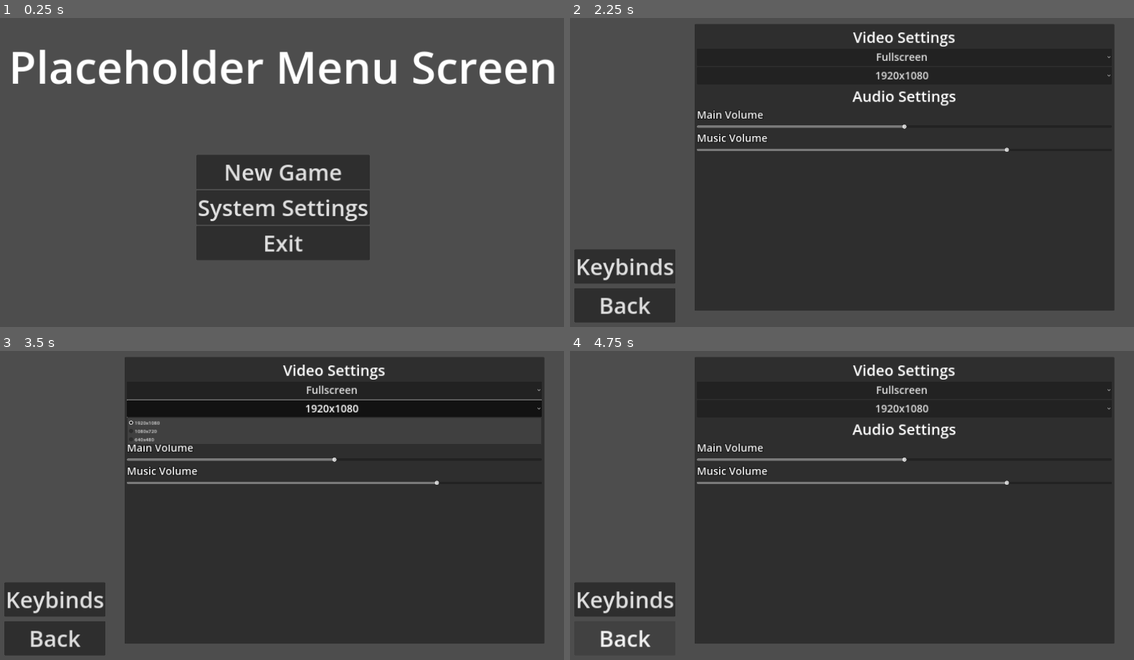
Above: before the commit, frames 1-4 (two rows, left to right).
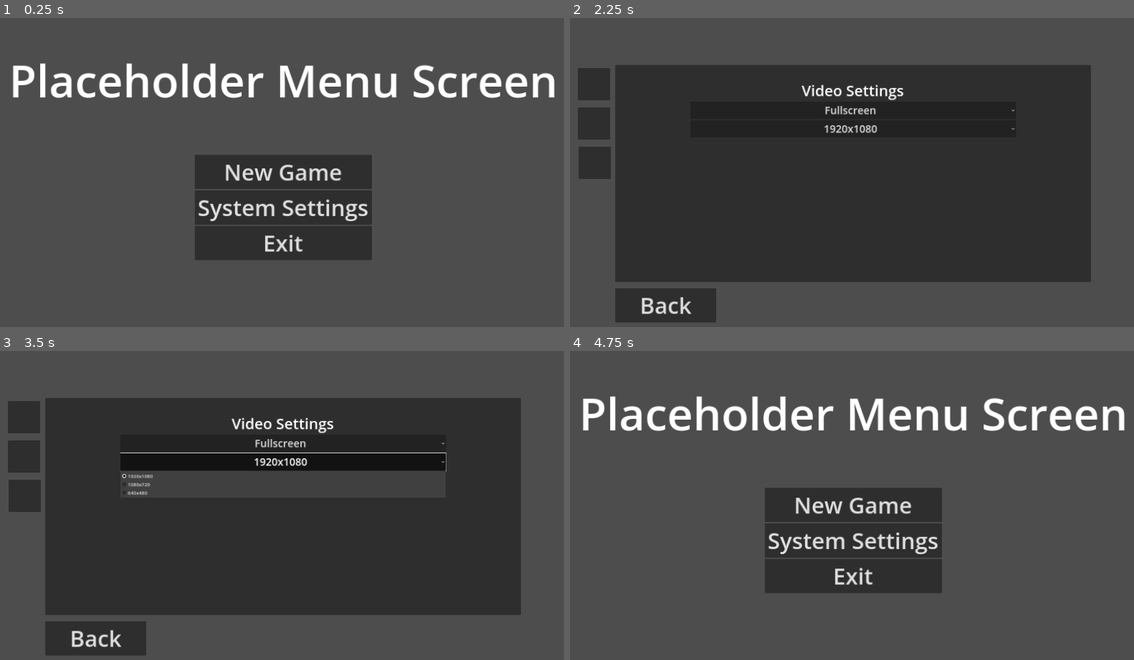
Above: after the commit, the same moments.

Repository: Zapiltar-E7/MenuConcept
Game: Godot game, scene res://Menus/main_menu_PHDR.tscn
Two runs of this game, one before a commit and one after it. Both use one fixed random seed, a clock stepped at 60 frames per second and the inputs below.
Inputs (mouse positions are in pixels of both pictures, inside the frame that each line leads up to; where the layout moved, square brackets give the same spot in the first picture):
- Up to frame 1 (0.25 s): no input
- Up to frame 2 (2.25 s): click "New Game" at 0.5 s; click "New Game" at 1.25 s; click "System Settings" at 2 s
- Up to frame 3 (3.5 s): click "1920x1080" at 2.75 s
- Up to frame 4 (4.75 s): click (592, 496) [626, 598] at 3.5 s; click "Back" at 4.25 s

The runs differ from the first frame. In frame 1, 6.1% of the frame differs, in the area x 2-99%, y 10-79%; in frame 2, 34%; in frame 3, 42%; in frame 4, 62%, in the area x 0-99%, y 2-96%.

Commit message:
AIO Menu to Main

Diff:
--- a/soul-like-shenanigans/Menus/main_menu_PHDR.tscn
+++ b/soul-like-shenanigans/Menus/main_menu_PHDR.tscn
@@ -1,17 +1,11 @@
 [gd_scene load_steps=5 format=3 uid="uid://6yocw0mwpx13"]
 
 [ext_resource type="Script" path="res://Menus/scripts/main_menu_phdr.gd" id="1_gpwtt"]
+[ext_resource type="PackedScene" uid="uid://envu7citva8h" path="res://Menus/system_settings.tscn" id="2_y70mu"]
+[ext_resource type="PackedScene" uid="uid://d3ula0ymkyvam" path="res://Menus/keybinds.tscn" id="3_kiphy"]
+[ext_resource type="AudioStream" uid="uid://drjbvjkttya7s" path="res://audio/menu music/fatalechoes.mp3" id="5_o2di7"]
 
-[sub_resource type="SystemFont" id="SystemFont_k0n8r"]
-font_names = PackedStringArray("Comic Sans MS")
-
-[sub_resource type="SystemFont" id="SystemFont_elquo"]
-font_names = PackedStringArray("Comic Sans MS")
-
-[sub_resource type="SystemFont" id="SystemFont_0ll33"]
-font_names = PackedStringArray("Comic Sans MS")
-
-[node name="Main Menu" type="Control"]
+[node name="Main Menu UI" type="Control"]
 layout_mode = 3
 anchors_preset = 15
 anchor_right = 1.0
@@ -20,49 +14,74 @@
 grow_vertical = 2
 script = ExtResource("1_gpwtt")
 
-[node name="Label" type="Label" parent="."]
+[node name="Start Screen" type="Control" parent="."]
+unique_name_in_owner = true
+layout_mode = 3
+anchors_preset = 0
+offset_right = 40.0
+offset_bottom = 40.0
+
+[node name="Game Title" type="Label" parent="Start Screen"]
 layout_mode = 1
-anchors_preset = 10
-anchor_right = 1.0
-offset_bottom = 394.0
+anchors_preset = 8
+anchor_left = 0.5
+anchor_top = 0.5
+anchor_right = 0.5
+anchor_bottom = 0.5
+offset_left = 22.0
+offset_top = 120.0
+offset_right = 1860.0
+offset_bottom = 325.0
 grow_horizontal = 2
+grow_vertical = 2
 theme_override_font_sizes/font_size = 150
 text = "Placeholder Menu Screen"
 horizontal_alignment = 1
 vertical_alignment = 1
 
-[node name="VBoxContainer" type="VBoxContainer" parent="."]
+[node name="VBoxContainer" type="VBoxContainer" parent="Start Screen"]
 layout_mode = 1
 anchors_preset = 7
 anchor_left = 0.5
 anchor_top = 1.0
 anchor_right = 0.5
 anchor_bottom = 1.0
-offset_left = -290.0
-offset_top = -587.0
-offset_right = 290.0
-offset_bottom = -131.0
+offset_left = 643.5
+offset_top = 453.0
+offset_right = 1236.5
+offset_bottom = 909.0
 grow_horizontal = 2
 grow_vertical = 0
 
-[node name="New Game" type="Button" parent="VBoxContainer"]
+[node name="New Game" type="Button" parent="Start Screen/VBoxContainer"]
 layout_mode = 2
-theme_override_fonts/font = SubResource("SystemFont_k0n8r")
 theme_override_font_sizes/font_size = 75
 text = "New Game"
 
-[node name="System Settings" type="Button" parent="VBoxContainer"]
+[node name="Settings Button" type="Button" parent="Start Screen/VBoxContainer"]
 layout_mode = 2
-theme_override_fonts/font = SubResource("SystemFont_elquo")
 theme_override_font_sizes/font_size = 75
 text = "System Settings"
 
-[node name="Exit" type="Button" parent="VBoxContainer"]
+[node name="Exit" type="Button" parent="Start Screen/VBoxContainer"]
 layout_mode = 2
-theme_override_fonts/font = SubResource("SystemFont_0ll33")
 theme_override_font_sizes/font_size = 75
 text = "Exit"
 
-[connection signal="pressed" from="VBoxContainer/New Game" to="." method="_on_new_game_pressed"]
-[connection signal="pressed" from="VBoxContainer/System Settings" to="." method="_on_system_settings_pressed"]
-[connection signal="pressed" from="VBoxContainer/Exit" to="." method="_on_exit_pressed"]
+[node name="System Settings" parent="." instance=ExtResource("2_y70mu")]
+unique_name_in_owner = true
+visible = false
+layout_mode = 1
+
+[node name="Keybinds" parent="." instance=ExtResource("3_kiphy")]
+visible = false
+layout_mode = 1
+
+[node name="AudioStreamPlayer" type="AudioStreamPlayer" parent="."]
+stream = ExtResource("5_o2di7")
+autoplay = true
+bus = &"Music"
+parameters/looping = true
+
+[connection signal="pressed" from="Start Screen/VBoxContainer/Settings Button" to="." method="_on_settings_button_pressed"]
+[connection signal="pressed" from="Start Screen/VBoxContainer/Exit" to="." method="_on_exit_pressed"]
--- a/soul-like-shenanigans/Menus/scripts/keybinds_phdr.gd
+++ b/soul-like-shenanigans/Menus/scripts/keybinds_phdr.gd
@@ -87,8 +87,7 @@
 			remapping_button = null
 
 			accept_event()
-	elif event.is_action_pressed("ui_cancel"):
-		get_tree().change_scene_to_file("res://Menus/system_settings.tscn")
+
 
 
 func _update_action_list(button, event):
@@ -96,8 +95,8 @@
 
 
 func _on_back_pressed():
-	get_tree().change_scene_to_file("res://Menus/system_settings.tscn")
-
+	%Keybinds.visible = false
+	%"System Settings".visible = true
 
 
 func _on_reset_button_pressed():
--- a/soul-like-shenanigans/Menus/scripts/main_menu_phdr.gd
+++ b/soul-like-shenanigans/Menus/scripts/main_menu_phdr.gd
@@ -3,22 +3,22 @@
 
 # Called when the node enters the scene tree for the first time.
 func _ready():
-	MenuMusic.play_music_menu()
-
+	#MenuMusic.play_music_menu()
+	pass
 # Called every frame. 'delta' is the elapsed time since the previous frame.
 func _process(delta):
 	pass
 
 func _input(event):
-	if event.is_action_pressed("ui_cancel"):
-		get_tree().quit()
+	pass
 
 func _on_new_game_pressed():
 	pass
 
 
-func _on_system_settings_pressed():
-	get_tree().change_scene_to_file("res://Menus/system_settings.tscn")
+func _on_settings_button_pressed():
+	%"Start Screen".visible = false
+	%"System Settings".visible = true
 
 func _on_exit_pressed():
 	get_tree().quit()
--- /dev/null
+++ b/soul-like-shenanigans/Menus/scripts/menu_music defunct.gd
@@ -0,0 +1,13 @@
+extends AudioStreamPlayer
+
+
+const menu_music = preload("res://audio/menu music/fatalechoes.mp3")
+
+func _play_music(music: AudioStream, volume = 0.0):
+	if stream == music:
+		return
+	stream = music
+	volume_db = volume
+	play()
+func play_music_menu():
+	_play_music(menu_music)
--- a/soul-like-shenanigans/Menus/scripts/system_settings.gd
+++ b/soul-like-shenanigans/Menus/scripts/system_settings.gd
@@ -1,10 +1,10 @@
 extends Control
 
 
-@onready var fullscreen_mode = $"PanelContainer/MarginContainer/VBoxContainer/ScrollContainer/VBoxContainer/Screen Mode"
-@onready var window_resolution = $"PanelContainer/MarginContainer/VBoxContainer/ScrollContainer/VBoxContainer/Window Resolution"
-@onready var main_volume_slider = $PanelContainer/MarginContainer/VBoxContainer/ScrollContainer/VBoxContainer/MainVolume
-@onready var music_volume_slider = $PanelContainer/MarginContainer/VBoxContainer/ScrollContainer/VBoxContainer/MusicVolume
+@onready var fullscreen_mode = $"Video Settings Container/MarginContainer/VBoxContainer/ScrollContainer/VBoxContainer/Screen Mode"
+@onready var window_resolution = $"Video Settings Container/MarginContainer/VBoxContainer/ScrollContainer/VBoxContainer/Window Resolution"
+@onready var main_volume_slider = $"Audio Settings Container/MarginContainer/VBoxContainer/ScrollContainer/VBoxContainer/MainVolume"
+@onready var music_volume_slider = $"Audio Settings Container/MarginContainer/VBoxContainer/ScrollContainer/VBoxContainer/MusicVolume"
 var master = AudioServer.get_bus_index("Master")
 var music = AudioServer.get_bus_index("Music")
 
@@ -19,13 +19,27 @@
 
 func _input(event):
 	if event.is_action_pressed("ui_cancel"):
-		get_tree().change_scene_to_file("res://Menus/main_menu_PHDR.tscn")
+		%"System Settings".visible = false
+		%"Start Screen".visible = true
+
 func _on_back_pressed():
-	get_tree().change_scene_to_file("res://Menus/main_menu_PHDR.tscn")
+	%"Start Screen".visible = true
+	%"System Settings".visible = false
 
+func _on_video_settings_button_pressed():
+	%"Video Settings Container".visible = true
+	%"Audio Settings Container".visible = false
+	%Keybinds.visible = false
+
+func _on_audio_settings_button_pressed():
+	%"Video Settings Container".visible = false
+	%"Audio Settings Container".visible = true
+	%Keybinds.visible = false
 
 func _on_keybinds_pressed():
-	get_tree().change_scene_to_file("res://Menus/keybinds.tscn")
+	%Keybinds.visible = true
+	%"Video Settings Container".visible = false
+	%"Audio Settings Container".visible = false
 
 
 func _on_screen_mode_item_selected(index):
@@ -69,6 +83,8 @@
 
 func _on_main_volume_value_changed(value):
 	AudioServer.set_bus_volume_db(master, linear_to_db(value))
+	print("Master", AudioServer.get_bus_volume_db(master))
 
 func _on_music_volume_value_changed(value):
 	AudioServer.set_bus_volume_db(music, linear_to_db(value))
+	print("Music:", AudioServer.get_bus_volume_db(music))
--- a/soul-like-shenanigans/Menus/system_settings.tscn
+++ b/soul-like-shenanigans/Menus/system_settings.tscn
@@ -1,6 +1,11 @@
-[gd_scene load_steps=2 format=3 uid="uid://envu7citva8h"]
+[gd_scene load_steps=7 format=3 uid="uid://envu7citva8h"]
 
 [ext_resource type="Script" path="res://Menus/scripts/system_settings.gd" id="1_toewp"]
+[ext_resource type="Script" path="res://Menus/scripts/keybinds_phdr.gd" id="2_ts6p5"]
+[ext_resource type="PackedScene" uid="uid://dqpd0kro067ie" path="res://Menus/keybind menu/input_button.tscn" id="3_bwuc3"]
+[ext_resource type="Texture2D" path="res://UI Icons/2x/video.png" id="4_sugv8"]
+[ext_resource type="Texture2D" path="res://UI Icons/2x/star.png" id="4_t50b6"]
+[ext_resource type="Texture2D" path="res://UI Icons/2x/audioOn.png" id="5_ufdlk"]
 
 [node name="System Settings" type="Control"]
 layout_mode = 3
@@ -11,46 +16,189 @@
 grow_vertical = 2
 script = ExtResource("1_toewp")
 
-[node name="PanelContainer" type="PanelContainer" parent="."]
+[node name="Keybinds" type="Control" parent="."]
+unique_name_in_owner = true
+visible = false
+layout_mode = 1
+anchors_preset = 15
+anchor_right = 1.0
+anchor_bottom = 1.0
+grow_horizontal = 2
+grow_vertical = 2
+script = ExtResource("2_ts6p5")
+
+[node name="Label" type="Label" parent="Keybinds"]
+visible = false
+layout_mode = 1
+anchors_preset = 5
+anchor_left = 0.5
+anchor_right = 0.5
+offset_left = -330.0
+offset_right = 330.0
+offset_bottom = 205.0
+grow_horizontal = 2
+theme_override_font_sizes/font_size = 150
+text = "Keybinds"
+horizontal_alignment = 1
+vertical_alignment = 1
+
+[node name="Reset Button" type="Button" parent="Keybinds"]
+layout_mode = 2
+offset_left = 1415.0
+offset_top = 940.0
+offset_right = 1753.0
+offset_bottom = 1051.0
+focus_mode = 0
+theme_override_font_sizes/font_size = 75
+text = "Reset"
+
+[node name="PanelContainer" type="PanelContainer" parent="Keybinds"]
 layout_mode = 1
 anchors_preset = 8
 anchor_left = 0.5
 anchor_top = 0.5
 anchor_right = 0.5
 anchor_bottom = 0.5
-offset_left = -531.0
-offset_top = -486.0
-offset_right = 875.0
-offset_bottom = 476.0
-grow_horizontal = 2
-grow_vertical = 2
-
-[node name="MarginContainer" type="MarginContainer" parent="PanelContainer"]
-layout_mode = 2
-theme_override_constants/margin_left = 8
-theme_override_constants/margin_top = 8
-theme_override_constants/margin_right = 8
-theme_override_constants/margin_bottom = 8
-
-[node name="VBoxContainer" type="VBoxContainer" parent="PanelContainer/MarginContainer"]
-layout_mode = 2
-
-[node name="ScrollContainer" type="ScrollContainer" parent="PanelContainer/MarginContainer/VBoxContainer"]
+offset_left = -796.0
+offset_top = -346.0
+offset_right = 796.0
+offset_bottom = 380.0
+grow_horizontal = 2
+grow_vertical = 2
+
+[node name="MarginContainer" type="MarginContainer" parent="Keybinds/PanelContainer"]
+layout_mode = 2
+theme_override_constants/margin_left = 50
+theme_override_constants/margin_top = 50
+theme_override_constants/margin_right = 50
+theme_override_constants/margin_bottom = 50
+
+[node name="VBoxContainer" type="VBoxContainer" parent="Keybinds/PanelContainer/MarginContainer"]
+layout_mode = 2
+
+[node name="ScrollContainer" type="ScrollContainer" parent="Keybinds/PanelContainer/MarginContainer/VBoxContainer"]
 layout_mode = 2
 size_flags_vertical = 3
 
-[node name="VBoxContainer" type="VBoxContainer" parent="PanelContainer/MarginContainer/VBoxContainer/ScrollContainer"]
+[node name="ActionList" type="VBoxContainer" parent="Keybinds/PanelContainer/MarginContainer/VBoxContainer/ScrollContainer"]
 layout_mode = 2
 size_flags_horizontal = 3
 
-[node name="Video Settings" type="Label" parent="PanelContainer/MarginContainer/VBoxContainer/ScrollContainer/VBoxContainer"]
+[node name="InputButton" parent="Keybinds/PanelContainer/MarginContainer/VBoxContainer/ScrollContainer/ActionList" instance=ExtResource("3_bwuc3")]
+layout_mode = 2
+
+[node name="Audio Settings Container" type="PanelContainer" parent="."]
+unique_name_in_owner = true
+visible = false
+layout_mode = 1
+anchors_preset = 8
+anchor_left = 0.5
+anchor_top = 0.5
+anchor_right = 0.5
+anchor_bottom = 0.5
+offset_left = -796.0
+offset_top = -349.0
+offset_right = 796.0
+offset_bottom = 380.0
+grow_horizontal = 2
+grow_vertical = 2
+
+[node name="MarginContainer" type="MarginContainer" parent="Audio Settings Container"]
+layout_mode = 2
+theme_override_constants/margin_left = 250
+theme_override_constants/margin_top = 50
+theme_override_constants/margin_right = 250
+theme_override_constants/margin_bottom = 0
+
+[node name="VBoxContainer" type="VBoxContainer" parent="Audio Settings Container/MarginContainer"]
+layout_mode = 2
+
+[node name="ScrollContainer" type="ScrollContainer" parent="Audio Settings Container/MarginContainer/VBoxContainer"]
+layout_mode = 2
+size_flags_vertical = 3
+
+[node name="VBoxContainer" type="VBoxContainer" parent="Audio Settings Container/MarginContainer/VBoxContainer/ScrollContainer"]
+layout_mode = 2
+size_flags_horizontal = 3
+
+[node name="Audio Settings" type="Label" parent="Audio Settings Container/MarginContainer/VBoxContainer/ScrollContainer/VBoxContainer"]
+layout_mode = 2
+theme_override_font_sizes/font_size = 50
+text = "Audio Settings"
+horizontal_alignment = 1
+vertical_alignment = 1
+
+[node name="Main Volume" type="Label" parent="Audio Settings Container/MarginContainer/VBoxContainer/ScrollContainer/VBoxContainer"]
+layout_mode = 2
+theme_override_colors/font_color = Color(1, 1, 1, 1)
+theme_override_colors/font_shadow_color = Color(0, 0, 0, 1)
+theme_override_constants/outline_size = 7
+theme_override_font_sizes/font_size = 35
+text = "Main Volume"
+
+[node name="MainVolume" type="HSlider" parent="Audio Settings Container/MarginContainer/VBoxContainer/ScrollContainer/VBoxContainer"]
+custom_minimum_size = Vector2(0, 20)
+layout_mode = 2
+max_value = 1.0
+step = 0.001
+value = 0.5
+
+[node name="Music Volume" type="Label" parent="Audio Settings Container/MarginContainer/VBoxContainer/ScrollContainer/VBoxContainer"]
+layout_mode = 2
+theme_override_colors/font_color = Color(1, 1, 1, 1)
+theme_override_colors/font_shadow_color = Color(0, 0, 0, 1)
+theme_override_constants/outline_size = 7
+theme_override_font_sizes/font_size = 35
+text = "Music Volume"
+
+[node name="MusicVolume" type="HSlider" parent="Audio Settings Container/MarginContainer/VBoxContainer/ScrollContainer/VBoxContainer"]
+custom_minimum_size = Vector2(0, 20)
+layout_mode = 2
+max_value = 1.0
+step = 0.001
+value = 0.75
+
+[node name="Video Settings Container" type="PanelContainer" parent="."]
+unique_name_in_owner = true
+layout_mode = 1
+anchors_preset = 8
+anchor_left = 0.5
+anchor_top = 0.5
+anchor_right = 0.5
+anchor_bottom = 0.5
+offset_left = -796.0
+offset_top = -349.0
+offset_right = 796.0
+offset_bottom = 380.0
+grow_horizontal = 2
+grow_vertical = 2
+
+[node name="MarginContainer" type="MarginContainer" parent="Video Settings Container"]
+layout_mode = 2
+theme_override_constants/margin_left = 250
+theme_override_constants/margin_top = 50
+theme_override_constants/margin_right = 250
+theme_override_constants/margin_bottom = 0
+
+[node name="VBoxContainer" type="VBoxContainer" parent="Video Settings Container/MarginContainer"]
+layout_mode = 2
+
+[node name="ScrollContainer" type="ScrollContainer" parent="Video Settings Container/MarginContainer/VBoxContainer"]
+layout_mode = 2
+size_flags_vertical = 3
+
+[node name="VBoxContainer" type="VBoxContainer" parent="Video Settings Container/MarginContainer/VBoxContainer/ScrollContainer"]
+layout_mode = 2
+size_flags_horizontal = 3
+
+[node name="Video Settings" type="Label" parent="Video Settings Container/MarginContainer/VBoxContainer/ScrollContainer/VBoxContainer"]
 layout_mode = 2
 theme_override_font_sizes/font_size = 50
 text = "Video Settings"
 horizontal_alignment = 1
 vertical_alignment = 1
 
-[node name="Screen Mode" type="OptionButton" parent="PanelContainer/MarginContainer/VBoxContainer/ScrollContainer/VBoxContainer"]
+[node name="Screen Mode" type="OptionButton" parent="Video Settings Container/MarginContainer/VBoxContainer/ScrollContainer/VBoxContainer"]
 layout_mode = 2
 theme_override_font_sizes/font_size = 35
 alignment = 1
@@ -62,7 +210,7 @@
 popup/item_2/text = "Borderless Fullscreen"
 popup/item_2/id = 2
 
-[node name="Window Resolution" type="OptionButton" parent="PanelContainer/MarginContainer/VBoxContainer/ScrollContainer/VBoxContainer"]
+[node name="Window Resolution" type="OptionButton" parent="Video Settings Container/MarginContainer/VBoxContainer/ScrollContainer/VBoxContainer"]
 layout_mode = 2
 theme_override_font_sizes/font_size = 35
 alignment = 1
@@ -74,73 +222,119 @@
 popup/item_2/text = "640x480"
 popup/item_2/id = 2
 
-[node name="Audio Settings" type="Label" parent="PanelContainer/MarginContainer/VBoxContainer/ScrollContainer/VBoxContainer"]
-layout_mode = 2
-theme_override_font_sizes/font_size = 50
-text = "Audio Settings"
-horizontal_alignment = 1
-vertical_alignment = 1
-
-[node name="Main Volume" type="Label" parent="PanelContainer/MarginContainer/VBoxContainer/ScrollContainer/VBoxContainer"]
-layout_mode = 2
-theme_override_colors/font_color = Color(1, 1, 1, 1)
-theme_override_colors/font_shadow_color = Color(0, 0, 0, 1)
-theme_override_constants/outline_size = 7
-theme_override_font_sizes/font_size = 35
-text = "Main Volume"
-
-[node name="MainVolume" type="HSlider" parent="PanelContainer/MarginContainer/VBoxContainer/ScrollContainer/VBoxContainer"]
-custom_minimum_size = Vector2(0, 20)
-layout_mode = 2
-max_value = 1.0
-step = 0.001
-value = 0.5
-
-[node name="Music Volume" type="Label" parent="PanelContainer/MarginContainer/VBoxContainer/ScrollContainer/VBoxContainer"]
-layout_mode = 2
-theme_override_colors/font_color = Color(1, 1, 1, 1)
-theme_override_colors/font_shadow_color = Color(0, 0, 0, 1)
-theme_override_constants/outline_size = 7
-theme_override_font_sizes/font_size = 35
-text = "Music Volume"
-
-[node name="MusicVolume" type="HSlider" parent="PanelContainer/MarginContainer/VBoxContainer/ScrollContainer/VBoxContainer"]
-custom_minimum_size = Vector2(0, 20)
-layout_mode = 2
-max_value = 1.0
-step = 0.001
-value = 0.75
-
 [node name="Back" type="Button" parent="."]
 layout_mode = 0
-offset_left = 27.0
+offset_left = 164.0
 offset_top = 940.0
-offset_right = 365.0
+offset_right = 502.0
 offset_bottom = 1051.0
 theme_override_font_sizes/font_size = 75
 text = "Back"
 
-[node name="Keybinds" type="Button" parent="."]
+[node name="Keybind Button Text" type="Button" parent="."]
+visible = false
 layout_mode = 1
 anchors_preset = 7
 anchor_left = 0.5
 anchor_top = 1.0
 anchor_right = 0.5
 anchor_bottom = 1.0
-offset_left = -933.0
-offset_top = -266.0
-offset_right = -595.0
-offset_bottom = -155.0
+offset_left = 457.0
+offset_top = -1013.0
+offset_right = 795.0
+offset_bottom = -902.0
 grow_horizontal = 2
 grow_vertical = 0
 theme_override_font_sizes/font_size = 75
 text = "Keybinds"
 
-[connection signal="item_selected" from="PanelContainer/MarginContainer/VBoxContainer/ScrollContainer/VBoxContainer/Screen Mode" to="." method="_on_screen_mode_item_selected"]
-[connection signal="item_selected" from="PanelContainer/MarginContainer/VBoxContainer/ScrollContainer/VBoxContainer/Window Resolution" to="." method="_on_window_resolution_item_selected"]
-[connection signal="drag_ended" from="PanelContainer/MarginContainer/VBoxContainer/ScrollContainer/VBoxContainer/MainVolume" to="." method="_on_main_volume_drag_ended"]
-[connection signal="value_changed" from="PanelContainer/MarginContainer/VBoxContainer/ScrollContainer/VBoxContainer/MainVolume" to="." method="_on_main_volume_value_changed"]
-[connection signal="drag_ended" from="PanelContainer/MarginContainer/VBoxContainer/ScrollContainer/VBoxContainer/MusicVolume" to="." method="_on_music_volume_drag_ended"]
-[connection signal="value_changed" from="PanelContainer/MarginContainer/VBoxContainer/ScrollContainer/VBoxContainer/MusicVolume" to="." method="_on_music_volume_value_changed"]
+[node name="Keybind Button Icon" type="Button" parent="."]
+layout_mode = 1
+anchors_preset = 7
+anchor_left = 0.5
+anchor_top = 1.0
+anchor_right = 0.5
+anchor_bottom = 1.0
+offset_left = -919.0
+offset_top = -615.0
+offset_right = -811.0
+offset_bottom = -507.0
+grow_horizontal = 2
+grow_vertical = 0
+theme_override_font_sizes/font_size = 75
+icon = ExtResource("4_t50b6")
+
+[node name="Video Button Text" type="Button" parent="."]
+visible = false
+layout_mode = 1
+anchors_preset = 7
+anchor_left = 0.5
+anchor_top = 1.0
+anchor_right = 0.5
+anchor_bottom = 1.0
+offset_left = -795.0
+offset_top = -1013.0
+offset_right = -457.0
+offset_bottom = -902.0
+grow_horizontal = 2
+grow_vertical = 0
+theme_override_font_sizes/font_size = 75
+text = "Video"
+
+[node name="Video Button Icon" type="Button" parent="."]
+layout_mode = 1
+anchors_preset = 7
+anchor_left = 0.5
+anchor_top = 1.0
+anchor_right = 0.5
+anchor_bottom = 1.0
+offset_left = -922.0
+offset_top = -878.0
+offset_right = -814.0
+offset_bottom = -770.0
+grow_horizontal = 2
+grow_vertical = 0
+theme_override_font_sizes/font_size = 75
+icon = ExtResource("4_sugv8")
+
+[node name="Audio Settings Text" type="Button" parent="."]
+visible = false
+layout_mode = 1
+anchors_preset = 5
+anchor_left = 0.5
+anchor_right = 0.5
+offset_left = -169.0
+offset_top = 67.0
+offset_right = 169.0
+offset_bottom = 178.0
+grow_horizontal = 2
+theme_override_font_sizes/font_size = 75
+text = "Audio"
+
+[node name="Audio Settings Icon" type="Button" parent="."]
+layout_mode = 1
+anchors_preset = 5
+anchor_left = 0.5
+anchor_right = 0.5
+offset_left = -921.0
+offset_top = 334.0
+offset_right = -813.0
+offset_bottom = 442.0
+grow_horizontal = 2
+theme_override_font_sizes/font_size = 75
+icon = ExtResource("5_ufdlk")
+
+[connection signal="pressed" from="Keybinds/Reset Button" to="Keybinds" method="_on_reset_button_pressed"]
+[connection signal="drag_ended" from="Audio Settings Container/MarginContainer/VBoxContainer/ScrollContainer/VBoxContainer/MainVolume" to="." method="_on_main_volume_drag_ended"]
+[connection signal="value_changed" from="Audio Settings Container/MarginContainer/VBoxContainer/ScrollContainer/VBoxContainer/MainVolume" to="." method="_on_main_volume_value_changed"]
+[connection signal="drag_ended" from="Audio Settings Container/MarginContainer/VBoxContainer/ScrollContainer/VBoxContainer/MusicVolume" to="." method="_on_music_volume_drag_ended"]
+[connection signal="value_changed" from="Audio Settings Container/MarginContainer/VBoxContainer/ScrollContainer/VBoxContainer/MusicVolume" to="." method="_on_music_volume_value_changed"]
+[connection signal="item_selected" from="Video Settings Container/MarginContainer/VBoxContainer/ScrollContainer/VBoxContainer/Screen Mode" to="." method="_on_screen_mode_item_selected"]
+[connection signal="item_selected" from="Video Settings Container/MarginContainer/VBoxContainer/ScrollContainer/VBoxContainer/Window Resolution" to="." method="_on_window_resolution_item_selected"]
 [connection signal="pressed" from="Back" to="." method="_on_back_pressed"]
-[connection signal="pressed" from="Keybinds" to="." method="_on_keybinds_pressed"]
+[connection signal="pressed" from="Keybind Button Text" to="." method="_on_keybinds_pressed"]
+[connection signal="pressed" from="Keybind Button Icon" to="." method="_on_keybinds_pressed"]
+[connection signal="pressed" from="Video Button Text" to="." method="_on_video_settings_button_pressed"]
+[connection signal="pressed" from="Video Button Icon" to="." method="_on_video_settings_button_pressed"]
+[connection signal="pressed" from="Audio Settings Text" to="." method="_on_audio_settings_button_pressed"]
+[connection signal="pressed" from="Audio Settings Icon" to="." method="_on_audio_settings_button_pressed"]
--- a/soul-like-shenanigans/project.godot
+++ b/soul-like-shenanigans/project.godot
@@ -18,18 +18,26 @@
 boot_splash/fullsize=false
 boot_splash/use_filter=false
 config/icon="res://icon.svg"
+run/bg_color=Color(0, 0, 0, 1)
+run/use_filter=false
 
 [autoload]
 
 ConfigFileHandler="*res://Menus/scripts/ConfigFileHandler.gd"
-MenuMusic="*res://Menus/scripts/menu_music.gd"
+MenuMusic="res://Menus/scripts/menu_music defunct.gd"
+Console="*res://addons/console/console.gd"
 
 [display]
 
 window/size/viewport_width=1920
 window/size/viewport_height=1080
+window/size/mode=4
 window/size/resizable=false
 window/stretch/mode="canvas_items"
+
+[editor_plugins]
+
+enabled=PackedStringArray("res://addons/console/plugin.cfg")
 
 [input]
 
